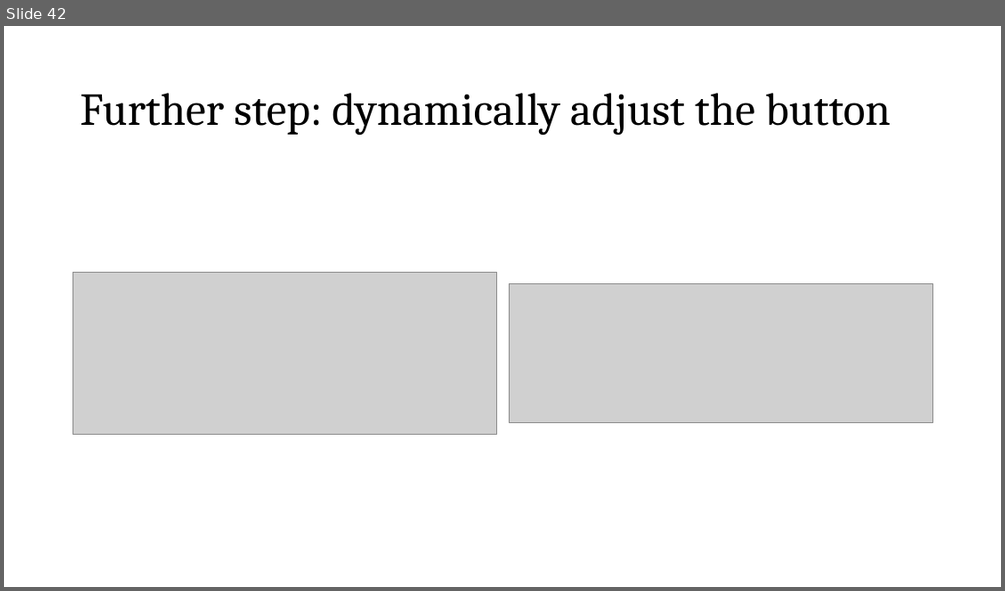
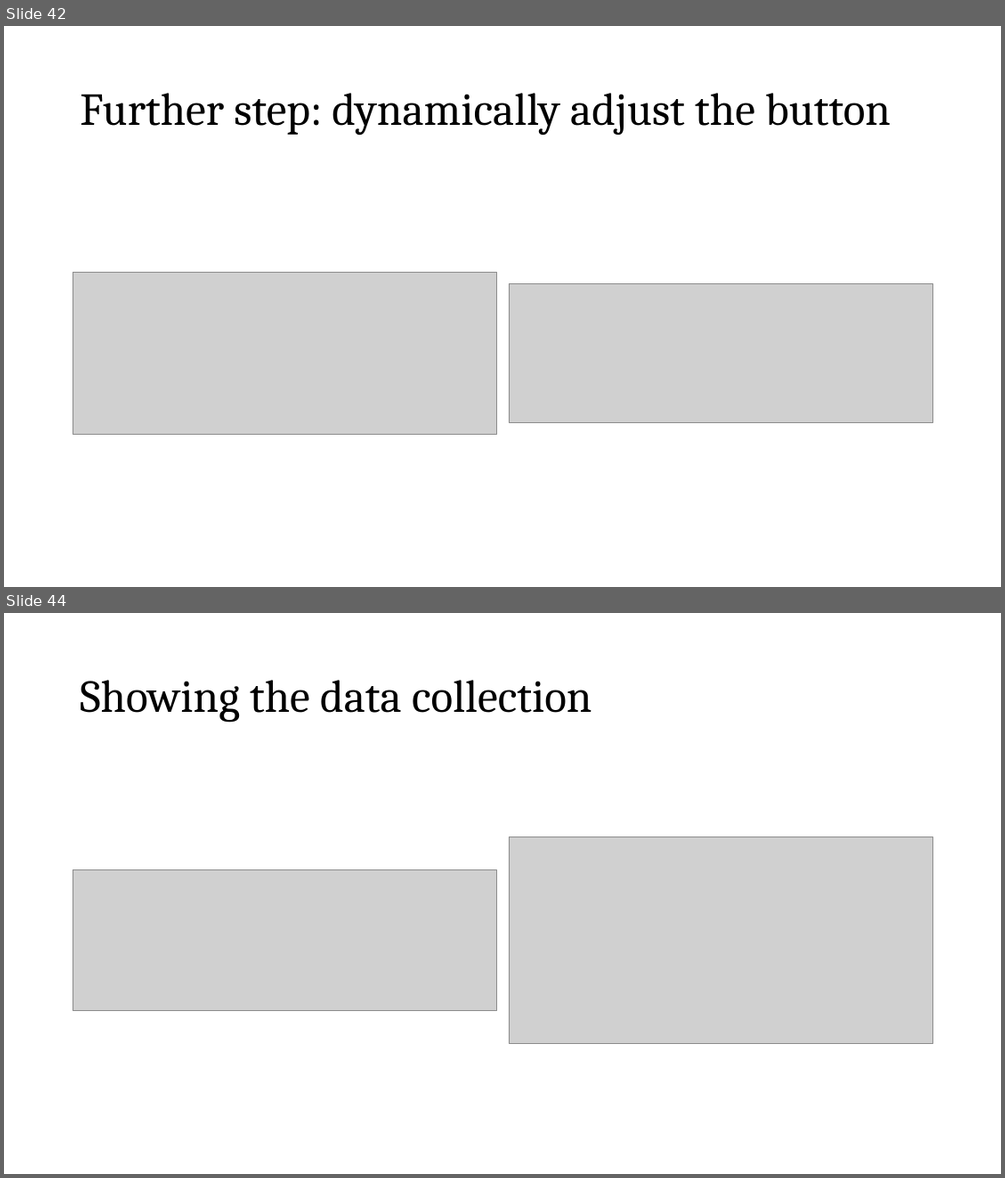
Before and after one commit to fbogliacino/labjsCourse, a slide deck: slides/Slides Labjs.pptx. Shown one above the other, each under a label of ours: slide 42 before the commit, slides 42 and 44 after it; the slides between them are not shown. The pictures are 1005x591 and 1005x1178 pixels, drawn with LibreOffice and Linux fonts; fonts in the diff are those of the drawing; grey boxes stand for pictures. Boxes give left, top, right and bottom in pixels: in the first picture for what was removed or moved away, otherwise in the second. Text is boxed around its words. In the diff, an @@ line names an element or a change of style, - is before the commit and + after.

```diff
--- a/slides/Slides Labjs.pptx
+++ b/slides/Slides Labjs.pptx
@@ slide 44 added at [4, 613, 1001, 1174], background #FFFFFF @@
@@ title added at [80, 680, 591, 722], 44 pt, text #000000 @@
+Showing the data collection
@@ picture added at [509, 837, 933, 1044] @@
@@ picture added at [73, 869, 497, 1010] @@
```
Also in this commit, not shown: 1 slide changed, 6 other slides added, 1 slide removed, 1 other file.
